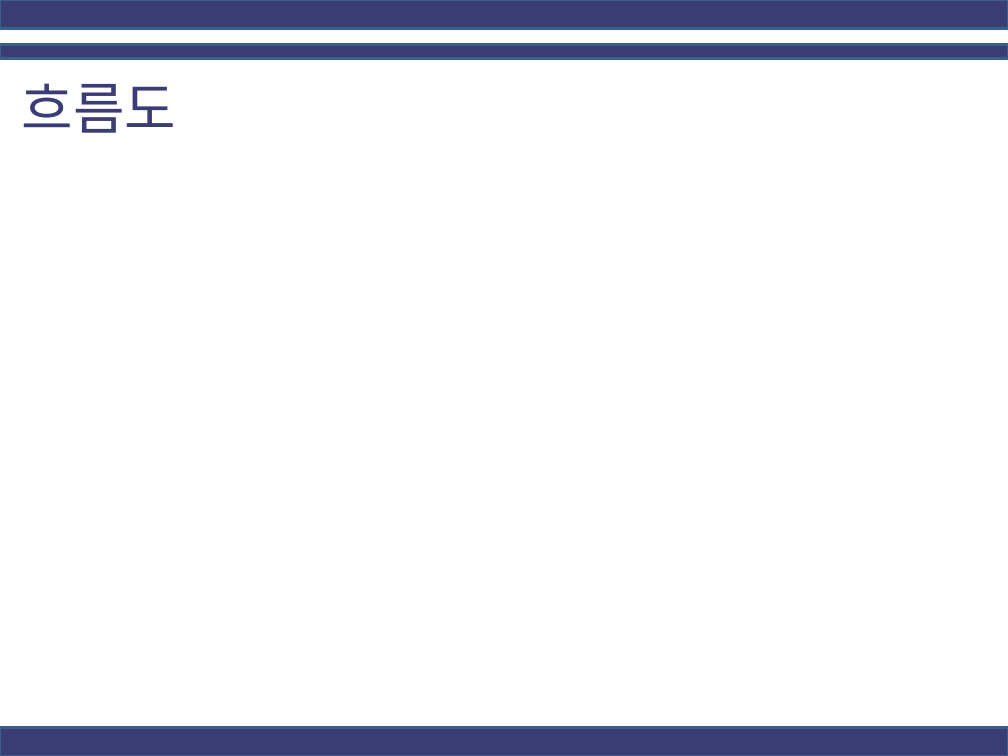
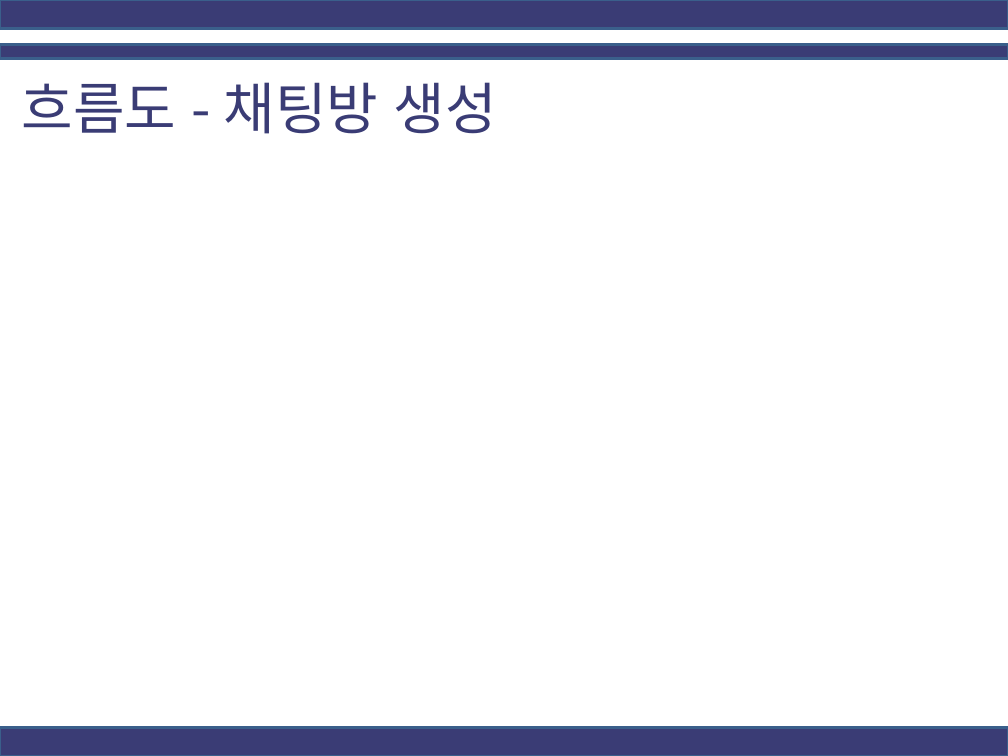
Before and after one commit to junwork123/Deep-Military-Camera, a slide deck: slide 13 of 확장성이 용이한 무인감시체계.pptx (slide 12 before the commit). Drawn at 1008x756 pixels with LibreOffice and Linux fonts; fonts in the diff are those of the drawing; background and template pictures are left out. Boxes give left, top, right and bottom in pixels: in the first picture for what was removed or moved away, otherwise in the second. Text is boxed around its words. In the diff, an @@ line names an element or a change of style, - is before the commit and + after.

Commit message:
ppt 흐름도 추가

```diff
--- a/확장성이 용이한 무인감시체계.pptx
+++ b/확장성이 용이한 무인감시체계.pptx
@@ text at bbox=[22, 82, 497, 134]: text changed @@
-흐름도
+흐름도 - 채팅방 생성
```
Also in this commit, not shown: 4 other slides changed, 3 slides added.
